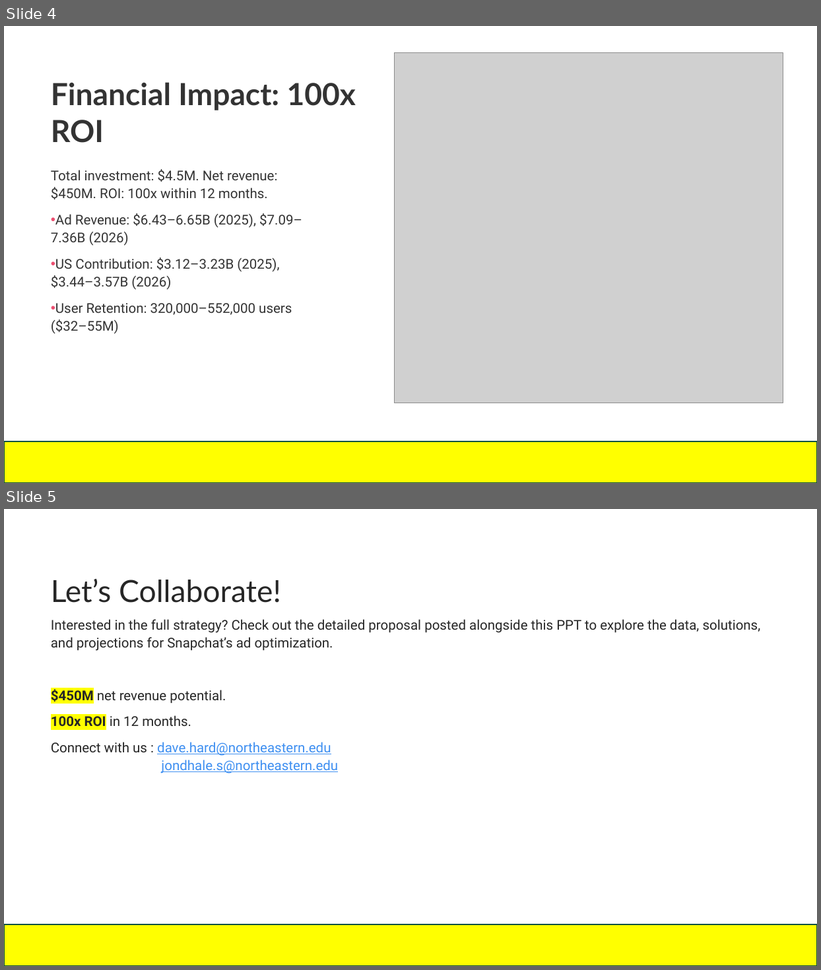
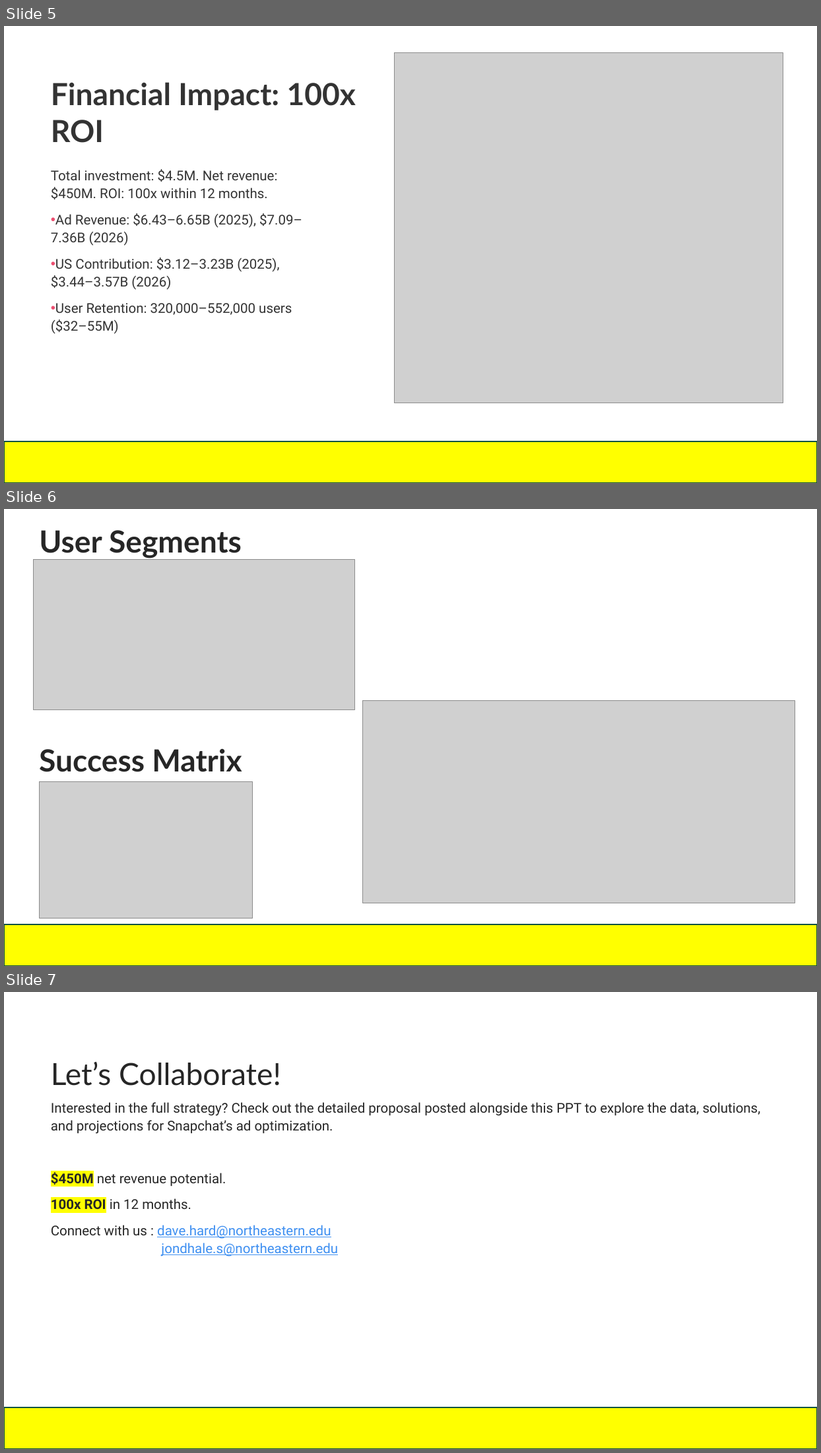
Before and after one commit to Hardik2545/SnapchatAdOptimization, a slide deck: Strategic Ad Experience Optimization for Snapchat.pptx. Shown one above the other, each under a label of ours: slides 4 and 5 before the commit, slides 5, 6 and 7 after it. The pictures are 821x970 and 821x1453 pixels, drawn with LibreOffice and Linux fonts; fonts in the diff are those of the drawing; grey boxes stand for pictures. Boxes give left, top, right and bottom in pixels: in the first picture for what was removed or moved away, otherwise in the second. Text is boxed around its words. In the diff, an @@ line names an element or a change of style, - is before the commit and + after.

```diff
--- a/Strategic Ad Experience Optimization for Snapchat.pptx
+++ b/Strategic Ad Experience Optimization for Snapchat.pptx
@@ slide 6 added at <box>4,509,817,966</box>, background #FFFFFF @@
@@ title added at <box>39,530,242,559</box>, 36 pt, text #262626, bold @@
+User Segments
@@ picture added at <box>33,560,355,710</box> @@
@@ picture added at <box>362,701,795,904</box> @@
@@ text added at <box>39,749,242,772</box>, 36 pt, text #262626, bold @@
+Success Matrix
@@ picture added at <box>40,782,252,919</box> @@
@@ rectangle added at <box>4,925,817,966</box>, fill #FFFF00, outline #0D5344 1 pt @@
@@ what was slide 4 is now slide 5 @@
@@ what was slide 5 is now slide 7 @@
```
Also in this commit, not shown: 1 slide changed, 1 other slide added.
